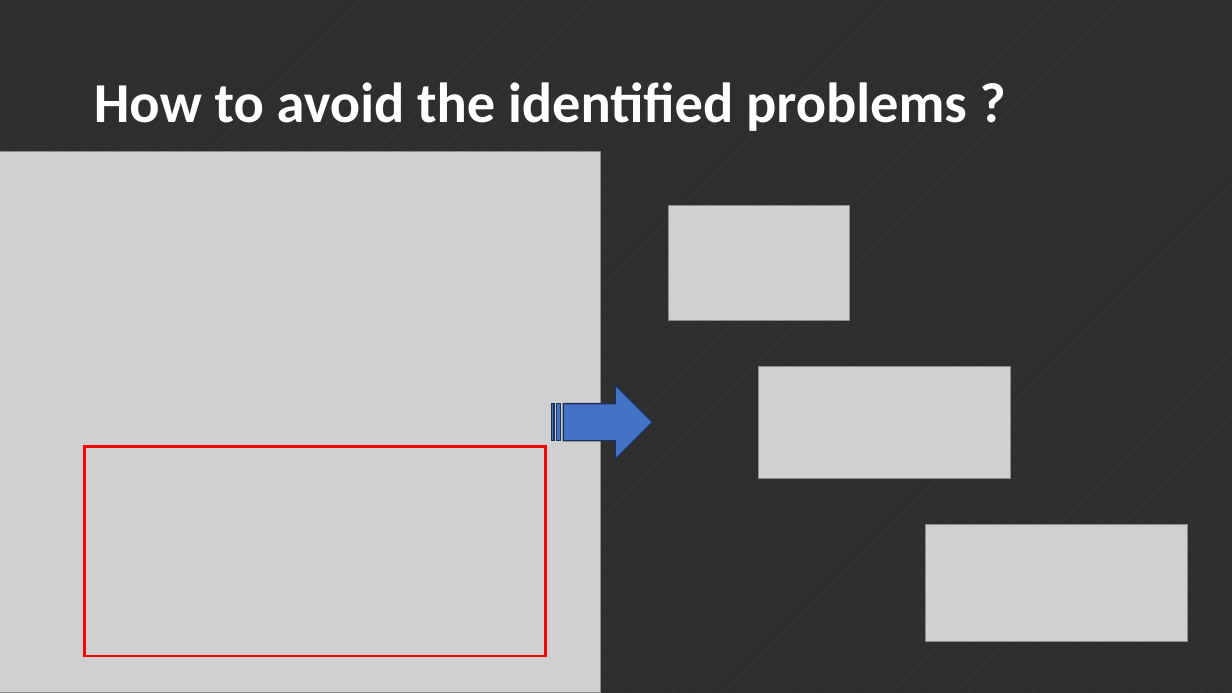
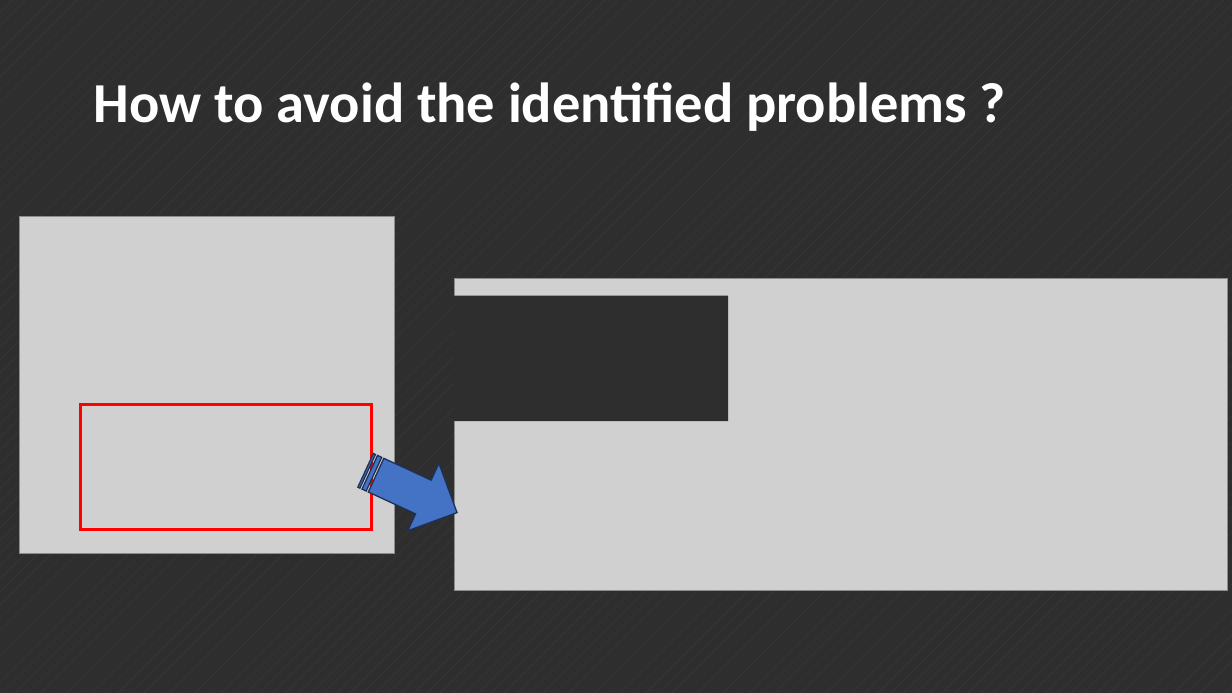
Before and after one commit to ahorguelin/thanks_microsoft, a slide deck: slide 13 of Design Patterns.pptx (slide 11 before the commit). Drawn at 1232x693 pixels with LibreOffice and Linux fonts; fonts in the diff are those of the drawing; grey boxes stand for pictures. Boxes give left, top, right and bottom in pixels: in the first picture for what was removed or moved away, otherwise in the second. Text is boxed around its words. In the diff, an @@ line names an element or a change of style, - is before the commit and + after.

```diff
--- a/Design Patterns.pptx
+++ b/Design Patterns.pptx
@@ picture removed at (668,205,849,321) @@
@@ picture: place and size @@
-picture at (0,152,601,693)
+picture at (20,216,395,555)
@@ picture added at (455,278,1227,591) @@
@@ rectangle added at (455,296,729,421), fill #2E2E2E @@
@@ picture removed at (759,366,1010,478) @@
@@ rectangle: place and size @@
-rectangle at (85,446,546,656)
+rectangle at (80,405,372,531)
@@ striped right arrow at (351,437,473,546): rotation 0 to 24 degrees @@
@@ picture removed at (926,524,1189,641) @@
```
Also in this commit, not shown: 4 other slides changed.
